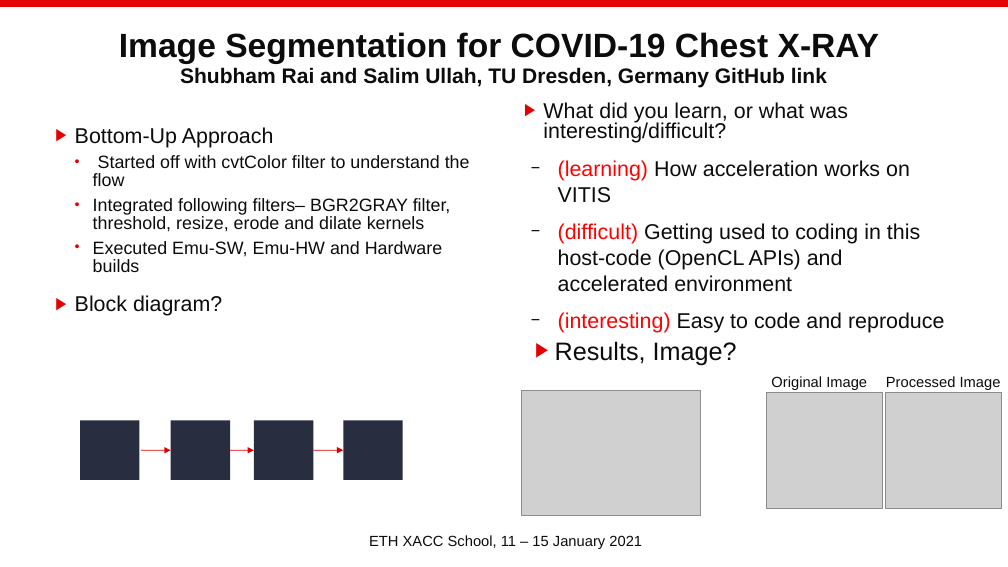
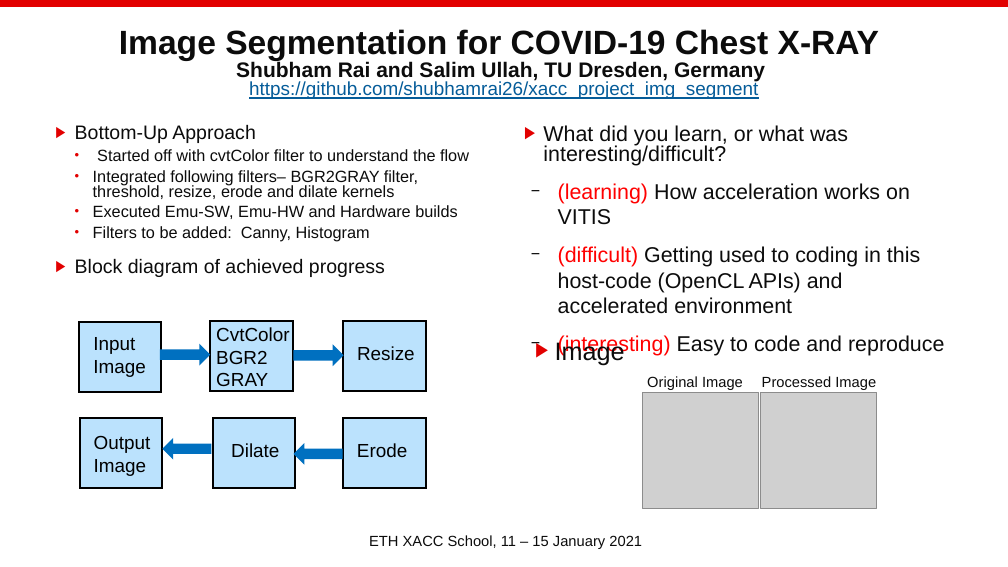
Before and after one commit to shubhamrai26/xacc_project_img_segment, a slide deck: slide 1 of project_template.pptx. Drawn at 1008x567 pixels with LibreOffice and Linux fonts; fonts in the diff are those of the drawing; grey boxes stand for pictures; background and template pictures are left out. Boxes give left, top, right and bottom in pixels: in the first picture for what was removed or moved away, otherwise in the second. Text is boxed around its words. In the diff, an @@ line names an element or a change of style, - is before the commit and + after.

Commit message:
updated slides

```diff
--- a/project_template.pptx
+++ b/project_template.pptx
@@ text at [119, 29, 879, 99]: text changed; size 20 to 18 pt @@
-Image Segmentation for COVID-19 Chest X-RAY
-Shubham Rai and Salim Ullah, TU Dresden, Germany GitHub link
+Image Segmentation for COVID-19 Chest X-RAY
+Shubham Rai and Salim Ullah, TU Dresden, Germany
+https://github.com/shubhamrai26/xacc_project_img_segment
@@ text at [75, 125, 469, 219]: size 20.4 to 18.6 pt in "Bottom-Up Approach"; size 17 to 15.5 pt in "Started off with cvtColor filter to understand ...", "Integrated following filters– BGR2GRAY filter, threshold, re ...", "Executed Emu-SW, Emu-HW and Hardware builds"; line spacing 0.9 to 0.8; line spacing 0.85 to 0.75 @@
@@ text "What did you learn, or ...": place and size @@
-text "What did you learn, or ..." at [543, 102, 944, 333]
+text "What did you learn, or ..." at [543, 125, 944, 356]
@@ text at [75, 226, 385, 277]: text changed; size 20.4 to 15.5 pt @@
-▶ Block diagram?
+  • Filters to be added: Canny, Histogram
+▶ Block diagram of achieved progress
@@ rectangle: place and size @@
-rectangle at [80, 420, 140, 480]
+rectangle at [79, 321, 161, 392]
@@ rectangle added at [210, 321, 293, 391], fill #BBE2FD, outline #000000 2 pt @@
@@ text added at [216, 327, 289, 391], 18 pt, text #000000 @@
+CvtColor
+BGR2
+GRAY
@@ rectangle added at [343, 321, 426, 391], fill #BBE2FD, outline #000000 2 pt @@
@@ text added at [93, 337, 146, 377], 18 pt, text #000000 @@
+Input Image
@@ right arrow added at [161, 346, 209, 363], fill #0070C0, outline #0070C0 2 pt @@
@@ right arrow added at [294, 347, 342, 364], fill #0070C0, outline #0070C0 2 pt @@
@@ text added at [357, 346, 415, 361], 18 pt, text #000000 @@
+Resize
@@ text at [555, 339, 625, 365]: text changed @@
-▶ Results, Image?
+▶ Image
@@ 2 pictures, 2 texts: place and size @@
-2 pictures, 2 texts at [767, 376, 1002, 509]
+2 pictures, 2 texts at [643, 376, 877, 509]
@@ fill #282D3F to #BBE2FD; outline none to #000000 2 pt in 4 elements at [79, 321, 161, 392], [343, 418, 426, 488], [212, 418, 295, 488], [80, 418, 163, 488] @@
@@ rectangle: place and size @@
-rectangle at [171, 420, 231, 480]
+rectangle at [80, 418, 163, 488]
@@ rectangle: place and size @@
-rectangle at [254, 420, 314, 480]
+rectangle at [212, 418, 295, 488]
@@ rectangle: place and size @@
-rectangle at [343, 420, 403, 480]
+rectangle at [343, 418, 426, 488]
@@ picture removed at [522, 391, 700, 516] @@
@@ text added at [94, 435, 151, 476], 18 pt, text #000000 @@
+Output
+Image
@@ left arrow added at [164, 441, 210, 457], fill #0070C0, outline #0070C0 2 pt @@
@@ text added at [231, 443, 279, 457], 18 pt, text #000000 @@
+Dilate
@@ left arrow added at [295, 445, 341, 462], fill #0070C0, outline #0070C0 2 pt @@
@@ text added at [357, 443, 407, 458], 18 pt, text #000000 @@
+Erode
@@ freeform shape removed at [141, 451, 170, 451] @@
@@ freeform shape removed at [230, 451, 253, 451] @@
@@ freeform shape removed at [314, 451, 343, 451] @@
```
